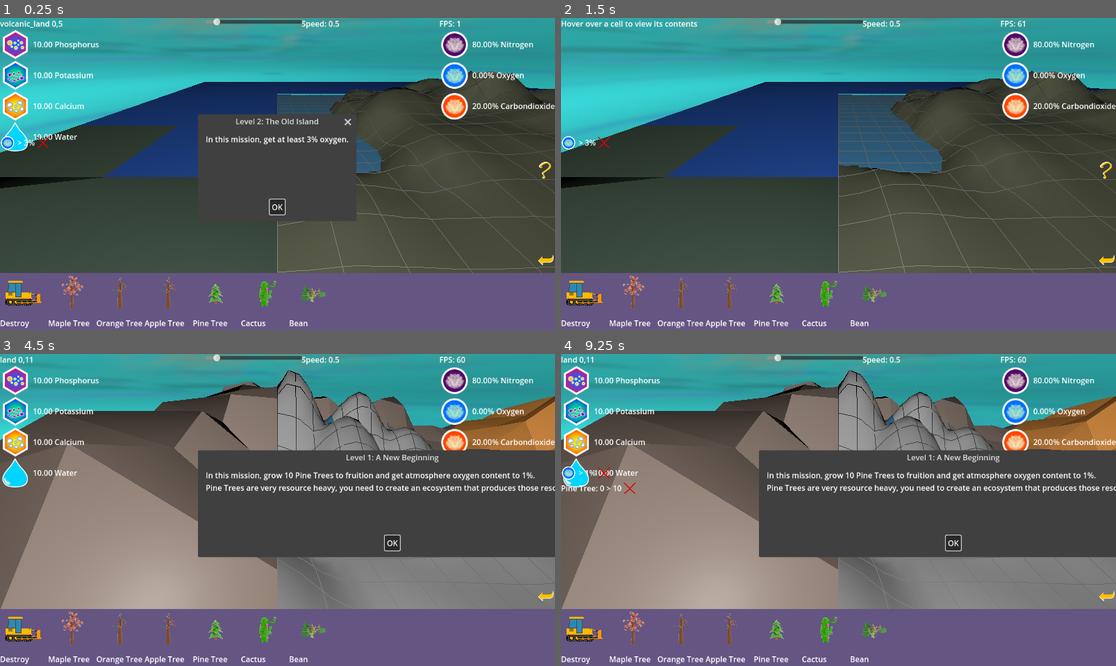
Above: before the commit, frames 1-4 (two rows, left to right).
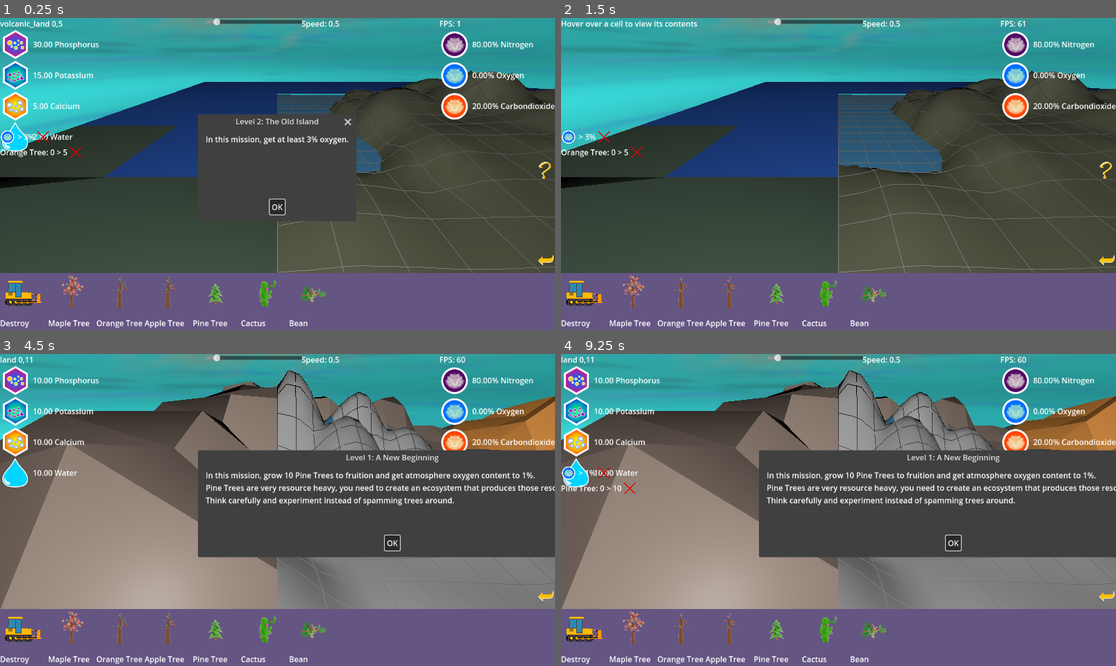
Above: after the commit, the same moments.

Repository: holgac/jam_terraform
Game: Godot game, scene res://scenes/Level2.tscn
Two runs of this game, one before a commit and one after it. Both use one fixed random seed, a clock stepped at 60 frames per second and the inputs below. This scene is started directly instead of the project's main scene.
Inputs (mouse positions are in pixels of both pictures, inside the frame that each line leads up to):
- Up to frame 1 (0.25 s): no input
- Up to frame 2 (1.5 s): click "OK" at 0.5 s; click (583, 292) at 1.25 s
- Up to frame 3 (4.5 s): click (22, 628) at 2 s; click (22, 628) at 2.75 s; click (543, 594) at 3.5 s; click "Start A New Game" at 4.25 s
- Up to frame 4 (9.25 s): click "OK" at 5 s; click (583, 628) at 5.75 s; click (583, 628) at 6.5 s; click (583, 628) at 7.25 s; click (1104, 594) at 8 s; click "Start A New Game" at 8.75 s

The runs differ from the first frame. In frame 1, 0.6% of the frame differs, in the area x 0-16%, y 7-45%; in frame 2, 0.4%; in frame 3, 0.5%; in frame 4, 0.5%.

Commit message:
speed slider fix

Diff:
--- a/data/terrain.json
+++ b/data/terrain.json
@@ -1,29 +1,29 @@
 {
-  "land": {
+  "land":{
     "potassium": 1.0,
     "phosphorus": 1.0,
     "calcium": 1.0,
     "water": 1.0,
   },
-  "volcanic_land": {
-    "potassium": 1.0,
-    "phosphorus": 1.0,
-    "calcium": 1.0,
-    "water": 1.0,
+  "volcanic_land":{
+    "potassium": 1.5,
+    "phosphorus": 3,
+    "calcium": 0.5,
+    "water": 0.25,
   },
-  "water": {
+  "water":{
     "potassium": 2.0,
     "phosphorus": 2.0,
     "calcium": 2.0,
     "water": 5.0,
   },
-  "fertile_land": {
-    "potassium": 1.5,
-    "phosphorus": 1.5,
+  "fertile_land":{
+    "potassium": 0.05,
+    "phosphorus": 0.5,
     "calcium": 1.5,
     "water": 2.0,
   },
-  "desert": {
+  "desert":{
     "potassium": 0.2,
     "phosphorus": 0.3,
     "calcium": 1.5,
--- a/data/trees.json
+++ b/data/trees.json
@@ -7,7 +7,7 @@
 "material_usage": {"body":{"potassium": 0.01, "water": 0.1}},
 "material_production": {"branch":{"calcium":0.5, "water":0.1}},
 "gas_usage": {"leaf":{"carbondioxide": 0.05}},
-"gas_production": {"leaf":{"oxygen": 0.05}, "fruit":{"nitrogen":0.01}},
+"gas_production": {"leaf":{"oxygen": 0.03}, "fruit":{"nitrogen":0.01}},
 "texture": "res://textures/tree1.png",
 "mesh": "res://scenes/Tree1.tscn",
 "tooltip": "Maple Tree is undemanding but it grows slowly"
@@ -55,10 +55,10 @@
 "trunk_growth_coef": 1.0,
 "branch_growth_coef": 1.0,
 "display": {"branch": 4.5, "leaf": 6.0, "fruit": 7.0},
-"material_usage": {"body":{"calcium": 2}},
-"material_production": {"branch":{"water": 0.5, "potassium": 0.1}},
+"material_usage": {"body":{"calcium": 2, "potassium": 0.05}},
+"material_production": {"branch":{"water": 0.5}},
 "gas_usage": {"body":{"nitrogen": 0.05}},
-"gas_production": {"leaf":{"oxygen": 0.1}, "fruit":{"carbondioxide":0.02}},
+"gas_production": {"leaf":{"oxygen": 0.1}, "fruit":{"carbondioxide":0.05}},
 "texture": "res://textures/cactus.png",
 "mesh": "res://scenes/Tree5.tscn",
 "tooltip": "Cacti are resilient and replenishes water"
@@ -68,12 +68,12 @@
 "trunk_growth_coef": 1.0,
 "branch_growth_coef": 1.0,
 "display": {"branch": 4.5, "leaf": 6.0, "fruit": 7.0},
-"material_usage": {"body":{"calcium": 0.09}},
-"material_production": {"branch":{"potassium": 0.5}},
-"gas_usage": {"body":{"nitrogen": 0.05}},
-"gas_production": {"leaf":{"oxygen": 0.15}, "fruit":{"carbondioxide":0.02}},
+"material_usage": {"body":{"calcium": 0.1}},
+"material_production": {"branch":{"potassium": 0.05}},
+"gas_usage": {"body":{"oxygen": 0.05}},
+"gas_production": {"leaf":{"nitrogen": 0.2}, "fruit":{"carbondioxide":0.02}},
 "texture": "res://textures/bean.png",
 "mesh": "res://scenes/Tree6.tscn",
-"tooltip": "Beans are nice"
+"tooltip": "Cacti are resilient and replenishes water"
 }
 ]
--- a/project.godot
+++ b/project.godot
@@ -74,6 +74,5 @@
 
 [rendering]
 
-renderer/rendering_method="gl_compatibility"
 renderer/rendering_method.mobile="gl_compatibility"
 anti_aliasing/quality/screen_space_aa=1
--- a/scripts/Level1.gd
+++ b/scripts/Level1.gd
@@ -16,7 +16,7 @@
 
   var alert: AcceptDialog = get_node("Alert");
   alert.set_title("Level 1: A New Beginning");
-  alert.set_text("In this mission, grow 10 Pine Trees to fruition and get atmosphere oxygen content to 1%.\nPine Trees are very resource heavy, you need to create an ecosystem that produces those resources.");
+  alert.set_text("In this mission, grow 10 Pine Trees to fruition and get atmosphere oxygen content to 1%.\nPine Trees are very resource heavy, you need to create an ecosystem that produces those resources.\nThink carefully and experiment instead of spamming trees around.");
   alert.show();
   # alert.connect('canceled', alert.queue_free.bind());
   # alert.connect('confirmed', alert.queue_free.bind());
--- a/scripts/Level2.gd
+++ b/scripts/Level2.gd
@@ -11,7 +11,7 @@
   level_settings.air_contents_increment[GDConsts.GAS_NAME[GDConsts.GAS.Carbondioxide]] = 5;
   winning_conditions = GDWinningConditions.new();
   winning_conditions.min_air_contents[GDConsts.GAS_NAME[GDConsts.GAS.Oxygen]] = 0.03;
-  # winning_conditions.min_plant_count['cactus'] = 10;
+  winning_conditions.min_plant_count['Orange Tree'] = 5;
   _base_ready();
 
   var alert: AcceptDialog = get_node("Alert");
--- a/ui/HUD.gd
+++ b/ui/HUD.gd
@@ -56,7 +56,7 @@
     trees_hbox.add_child(selector);
   get_node('BottomBar/ScrollContainer/HBoxContainer/Bulldozer').connect('pressed', _bulldozer_selected);
   get_node('Game/BackToMainMenu').connect('pressed', Session.goto_scene.bind(Session.MainMenuScene));
-  get_node('Game/SpeedSlider').set_value(GlobalSettings.time_coef);
+  get_node('Game/SpeedSlider').set_value(GlobalSettings.DEFAULT_TIME_COEF);
 
 func _bulldozer_selected():
   bulldozer_selected.emit();
Binary file changed: models/terrain_desert.glb
Not shown, added: README
